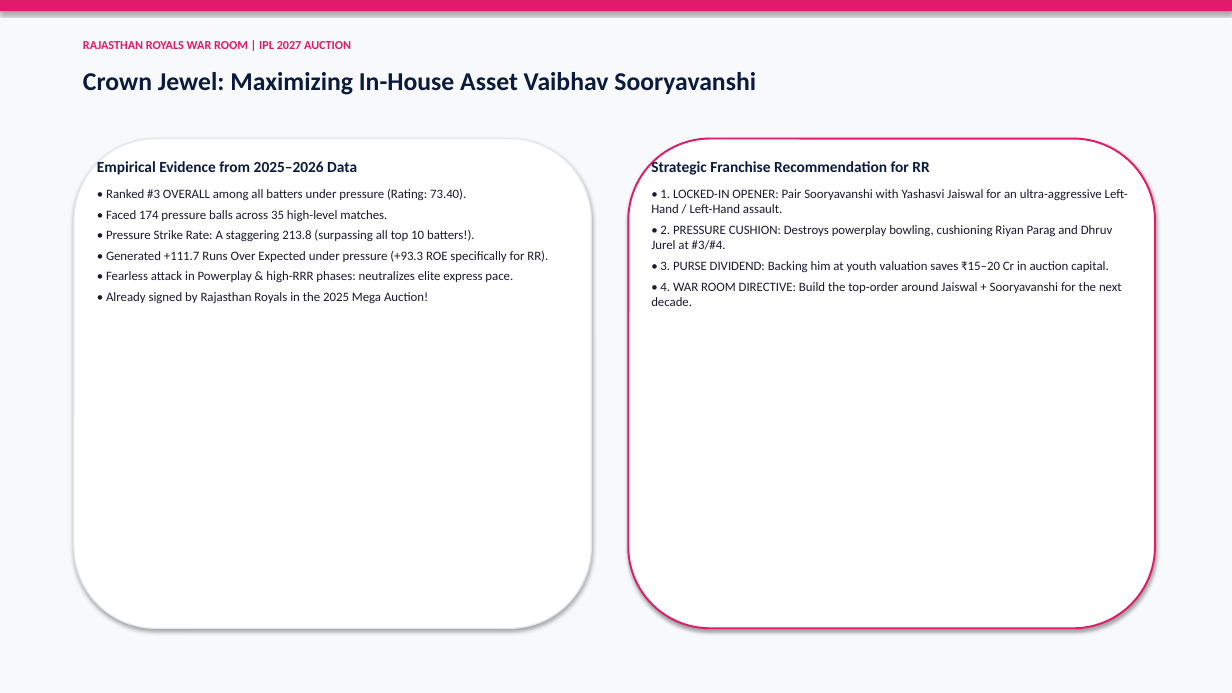
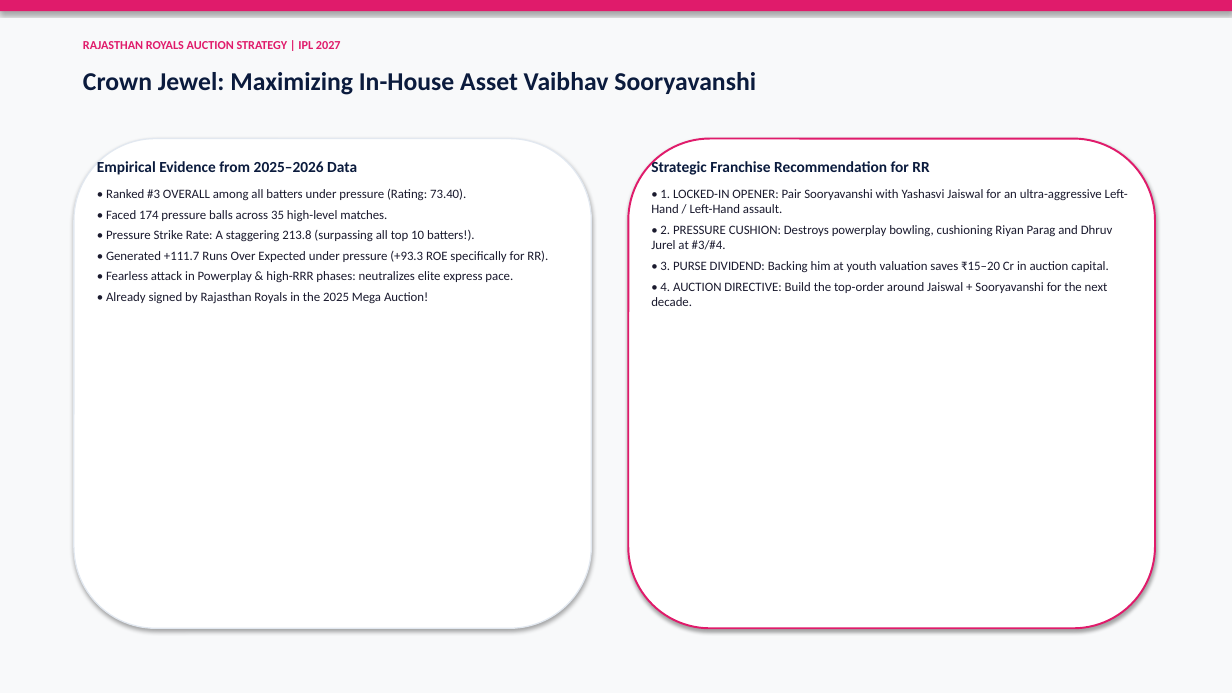
Before and after one commit to MohamedNavith/Rajasthan-Royals-Hackathon, a slide deck: slide 7 of outputs/rr_auction_presentation.pptx. Drawn at 1232x693 pixels with LibreOffice and Linux fonts; fonts in the diff are those of the drawing. Boxes give left, top, right and bottom in pixels: in the first picture for what was removed or moved away, otherwise in the second. Text is boxed around its words. In the diff, an @@ line names an element or a change of style, - is before the commit and + after.

Commit message:
docs & ci: rename war room to auction strategy, update report/deck, fix pages concurrency

```diff
--- a/outputs/rr_auction_presentation.pptx
+++ b/outputs/rr_auction_presentation.pptx
@@ text at (83,41,341,49): text changed @@
-RAJASTHAN ROYALS WAR ROOM | IPL 2027 AUCTION
+RAJASTHAN ROYALS AUCTION STRATEGY | IPL 2027
@@ text at (651,282,1108,306): text changed @@
-• 4. WAR ROOM DIRECTIVE: Build the top-order around Jaiswal + Sooryavanshi for the next decade.
+• 4. AUCTION DIRECTIVE: Build the top-order around Jaiswal + Sooryavanshi for the next decade.
```
Also in this commit, not shown: 12 other slides changed, 8 other files.
